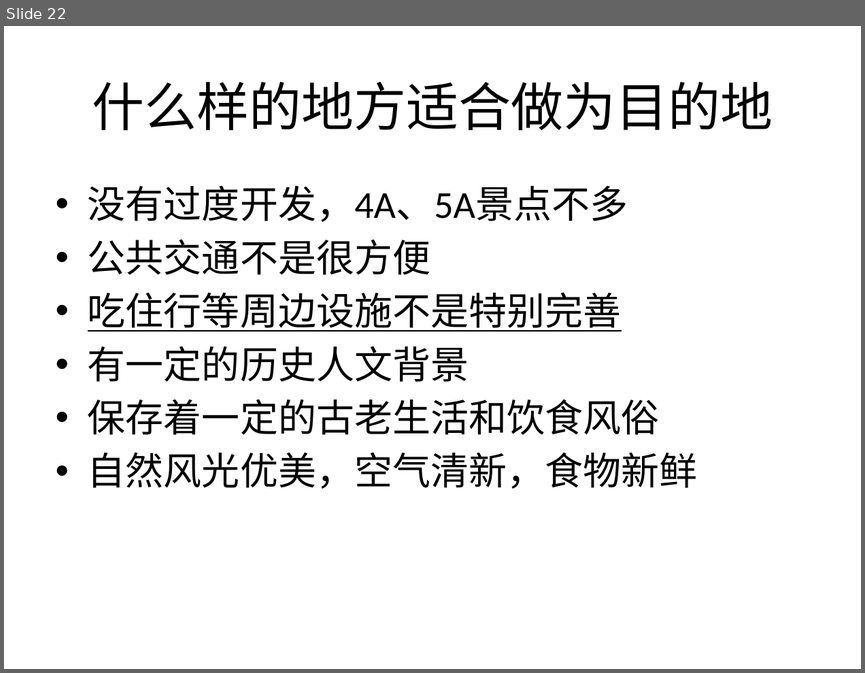
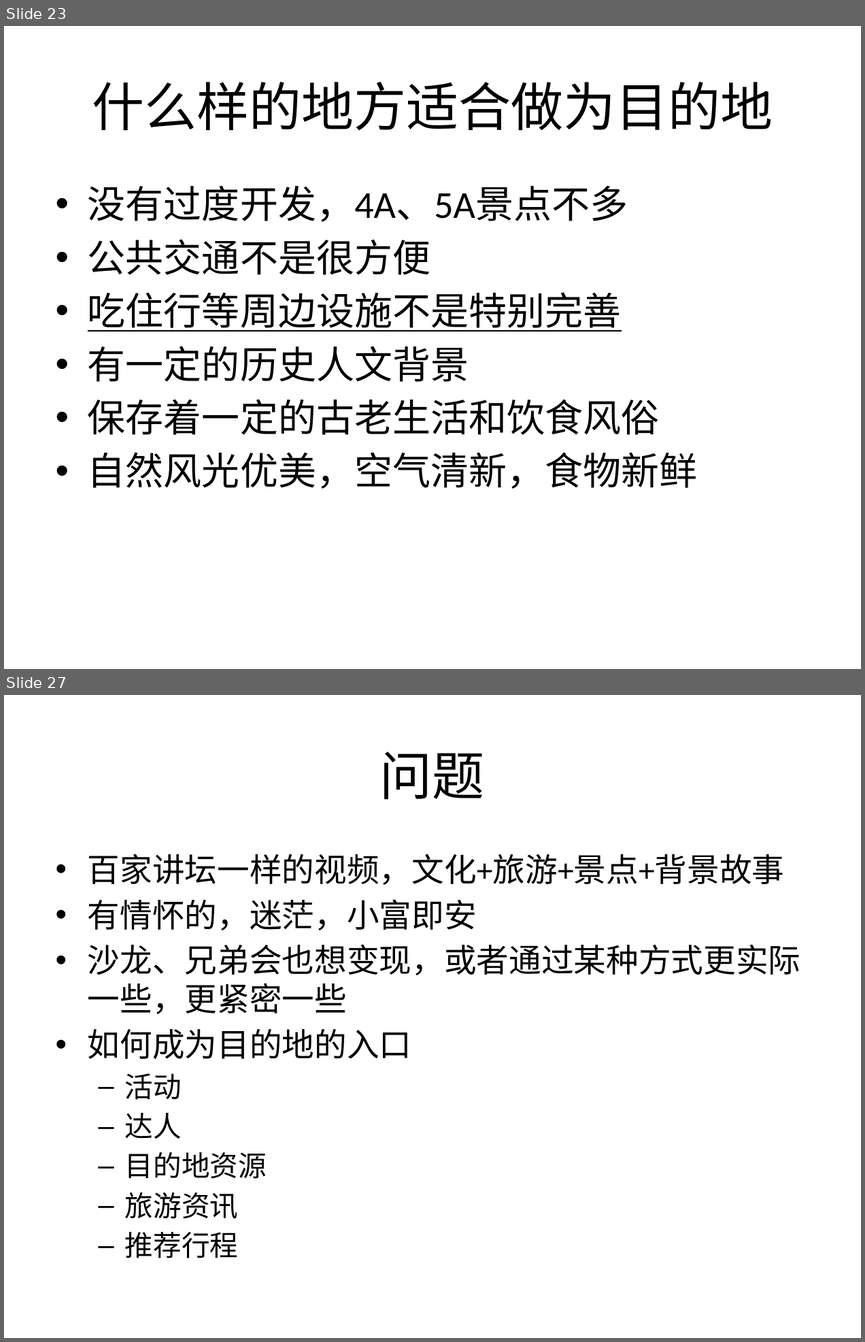
Before and after one commit to Yourtour/yt, a slide deck: yourtour/documents/business/YourTour BP 2.0.pptx. Shown one above the other, each under a label of ours: slide 22 before the commit, slides 23 and 27 after it; the slides between them are not shown. The pictures are 865x673 and 865x1342 pixels, drawn with LibreOffice and Linux fonts; fonts in the diff are those of the drawing. Boxes give left, top, right and bottom in pixels: in the first picture for what was removed or moved away, otherwise in the second. Text is boxed around its words. In the diff, an @@ line names an element or a change of style, - is before the commit and + after.

```diff
--- a/yourtour/documents/business/YourTour BP 2.0.pptx
+++ b/yourtour/documents/business/YourTour BP 2.0.pptx
@@ slide 27 added at <box>4,695,861,1338</box>, background #FFFFFF @@
@@ title added at <box>380,751,485,799</box>, 44 pt, text #000000 @@
+问题
@@ text added at <box>88,853,801,1258</box>, 27.2 pt, text #000000 @@
+• 百家讲坛一样的视频，文化+旅游+景点+背景故事
+• 有情怀的，迷茫，小富即安
+• 沙龙、兄弟会也想变现，或者通过某种方式更实际一些，更紧密一些
+• 如何成为目的地的入口
+  – 活动
+  – 达人
+  – 目的地资源
+  – 旅游资讯
+  – 推荐行程
@@ what was slide 22 is now slide 23 @@
```
Also in this commit, not shown: 13 slides changed, 2 other slides added, 2 other files.
